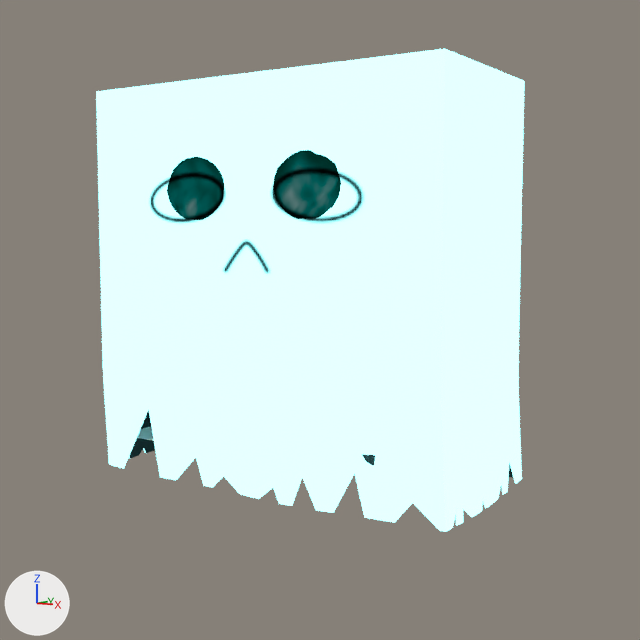
Two versions of the Blender file Mumei Friend posing.blend, one commit apart.
Before and after are seen from the file's camera 'Camera'. The axes (+X, +Y, +Z) are drawn at lower left. The lights are the same throughout.

Names of what the first picture shows: 'Face', 'Mumei Friend'.
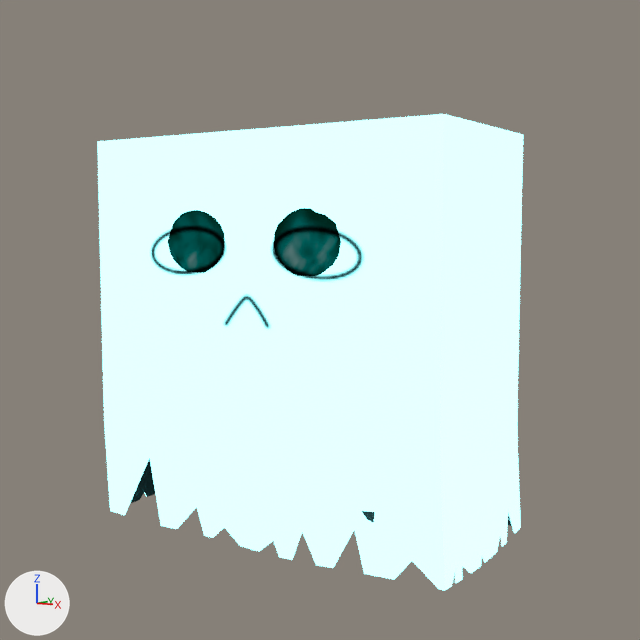
ob_lattice is not drawn itself; it is the parent of ob_mumei_friend.

The change, as a diff of the scene's bpy script:
```diff
--- a/Mumei Friend posing.blend.py
+++ b/Mumei Friend posing.blend.py
@@ ob_lattice @@
 ob_lattice = bpy.data.objects.new('Lattice', lat_lattice)
-ob_lattice.location = (0.0, 0.0, 0.157)
+ob_lattice.location = (0.0, 0.0, 0.122)
 ob_lattice.scale = (0.3, 0.15, 0.3)
```

What differs and where, as boxes (x1, y1, x2, y2) in the pictures (640 x 640 px):
'Mumei Friend', moved: before (96, 49, 525, 532); after (97, 114, 523, 591)
'Face', moved: before (150, 168, 363, 273); after (151, 226, 363, 328)
